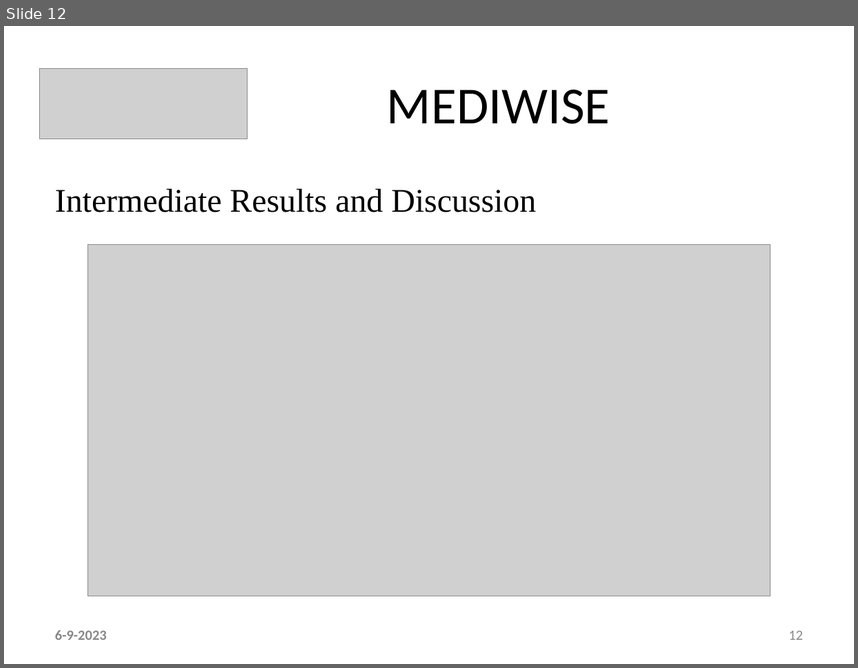
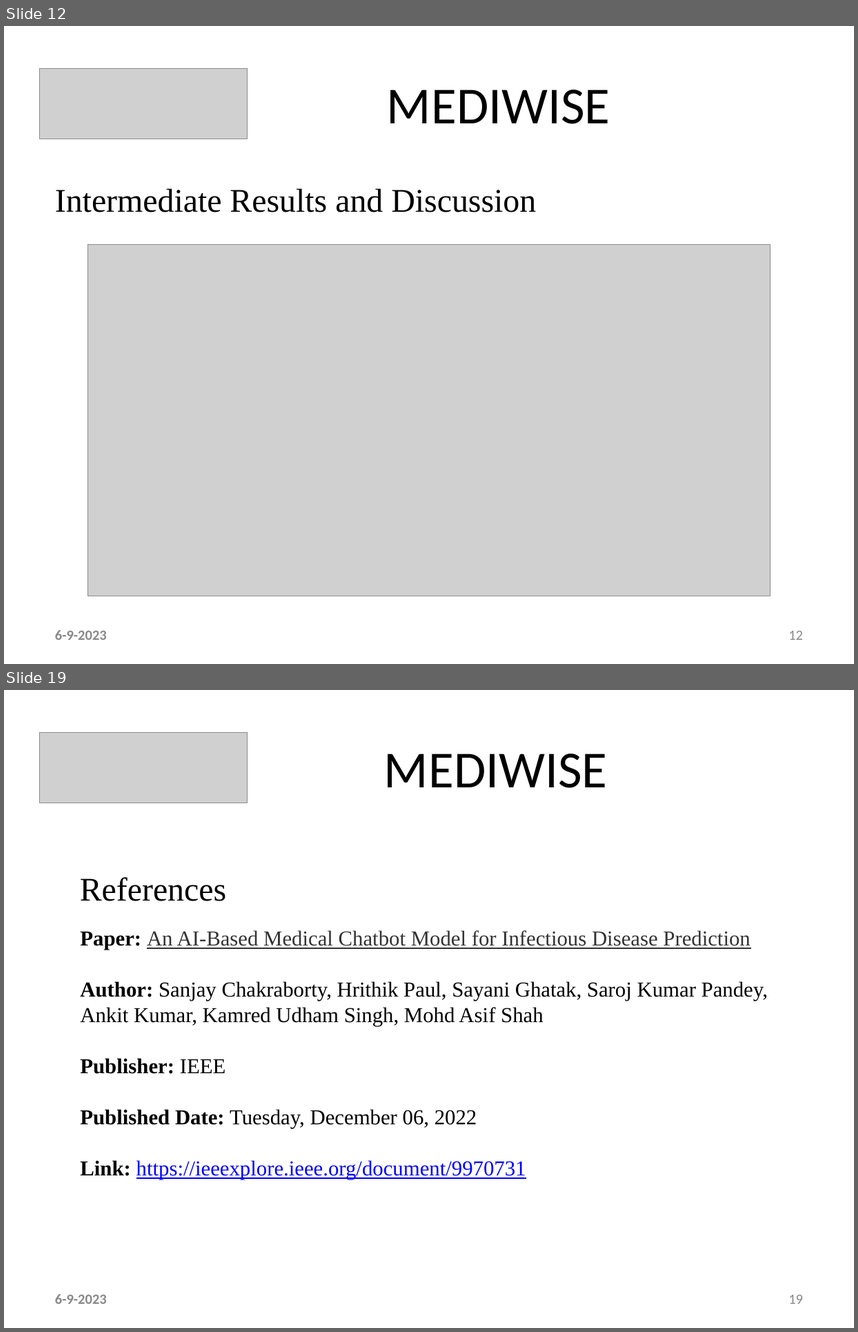
Before and after one commit to ani23-11/MediWise, a slide deck: ppt & references/Main - Ctech PPT Template.pptx. Shown one above the other, each under a label of ours: slide 12 before the commit, slides 12 and 19 after it; the slides between them are not shown. The pictures are 858x668 and 858x1332 pixels, drawn with LibreOffice and Linux fonts; fonts in the diff are those of the drawing; grey boxes stand for pictures. Boxes give left, top, right and bottom in pixels: in the first picture for what was removed or moved away, otherwise in the second. Text is boxed around its words. In the diff, an @@ line names an element or a change of style, - is before the commit and + after.

```diff
--- a/ppt & references/Main - Ctech PPT Template.pptx
+++ b/ppt & references/Main - Ctech PPT Template.pptx
@@ slide 19 added at bbox=[4, 690, 854, 1328], background #FFFFFF @@
@@ picture added at bbox=[40, 733, 248, 803] @@
@@ text added at bbox=[384, 753, 607, 788], 44 pt, text #000000 @@
+MEDIWISE
@@ text added at bbox=[80, 877, 226, 901], 28 pt, text #000000 @@
+  References
@@ text added at bbox=[80, 930, 768, 1179], 18 pt, text #000000 @@
+Paper: An AI-Based Medical Chatbot Model for Infectious Disease Prediction
+Author: Sanjay Chakraborty, Hrithik Paul, Sayani Ghatak, Saroj Kumar Pandey,
+Ankit Kumar, Kamred Udham Singh, Mohd Asif Shah
+Publisher: IEEE
+Published Date: Tuesday, December 06, 2022
+Link: https://ieeexplore.ieee.org/document/9970731
@@ text added at bbox=[55, 1294, 107, 1303], 12 pt, text #888888, bold @@
+6-9-2023
@@ page number added at bbox=[789, 1294, 803, 1303], 12 pt, text #888888 @@
+19
```
Also in this commit, not shown: 4 slides changed, 21 other slides added, 2 slides removed, 2 other files.
